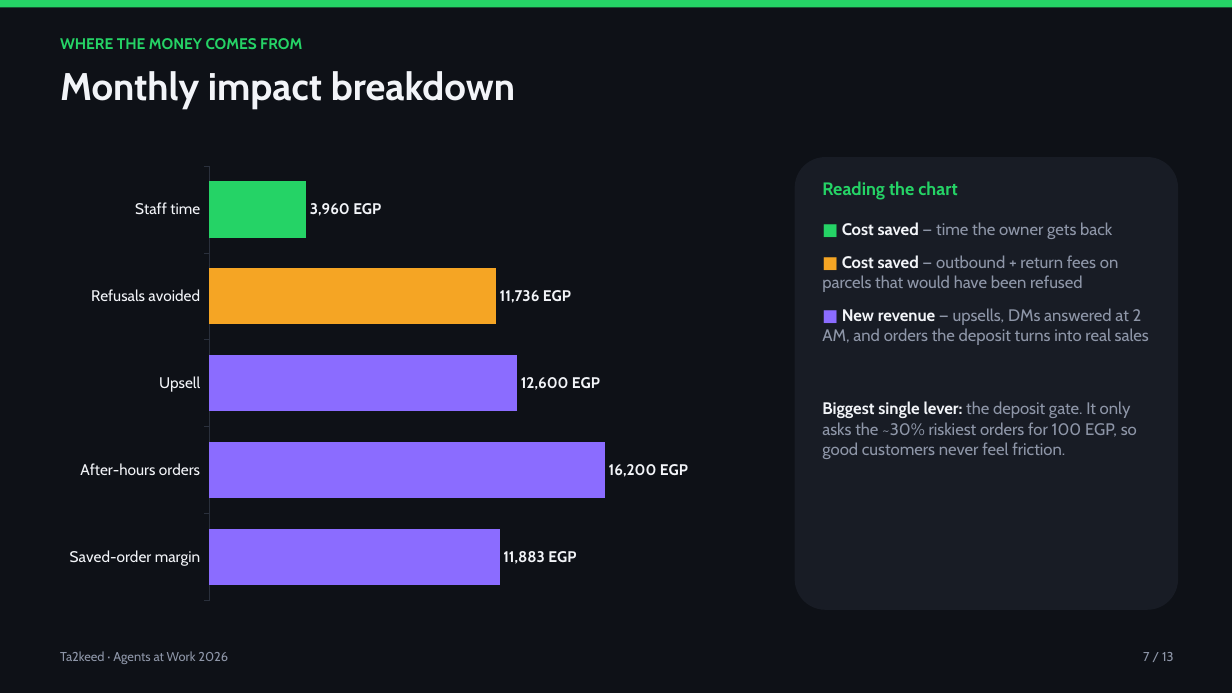
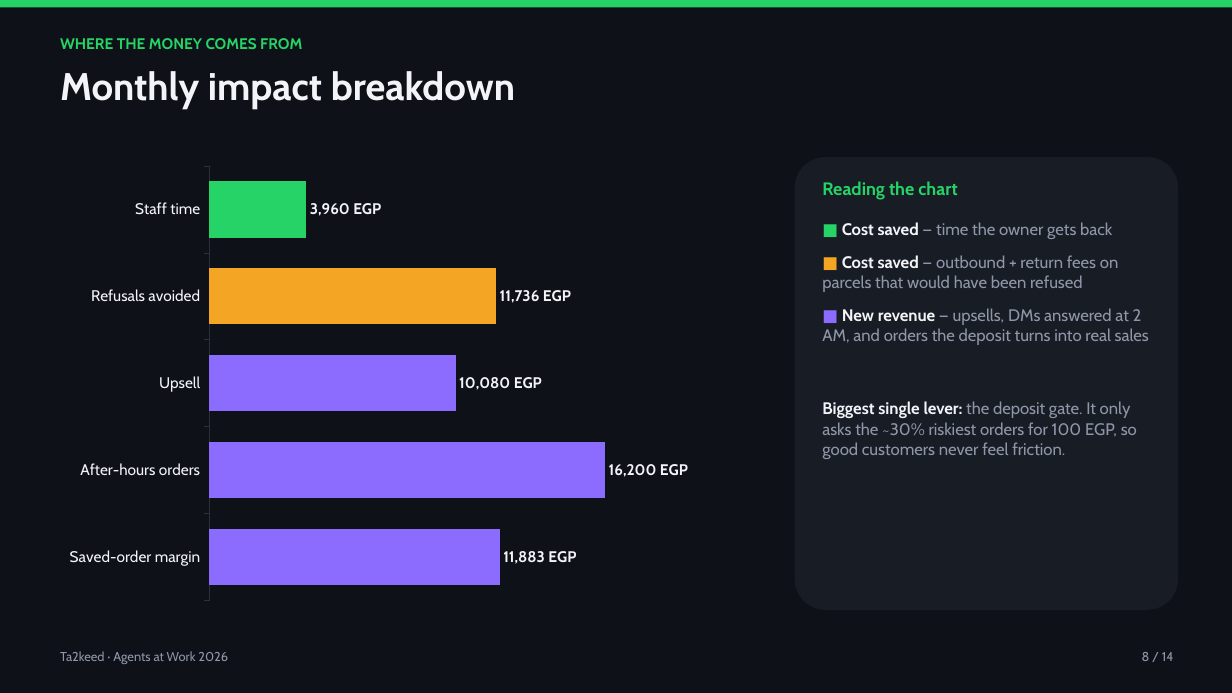
Before and after one commit to MahmoudJimmey/Ta2keed, a slide deck: slide 8 of docs/Ta2keed-impact-slides.pptx (slide 7 before the commit). Drawn at 1232x693 pixels with LibreOffice and Linux fonts; fonts in the diff are those of the drawing. Boxes give left, top, right and bottom in pixels: in the first picture for what was removed or moved away, otherwise in the second. Text is boxed around its words. In the diff, an @@ line names an element or a change of style, - is before the commit and + after.

```diff
--- a/docs/Ta2keed-impact-slides.pptx
+++ b/docs/Ta2keed-impact-slides.pptx
@@ bar chart at (x1=55, y1=157, x2=758, y2=610) @@
@@ Series 1, Upsell: 12600 to 10080 @@
@@ text at (x1=1142, y1=652, x2=1174, y2=661): text changed @@
-7 / 13
+8 / 14
```
Also in this commit, not shown: 12 other slides changed, 1 slide added, 27 other files.
